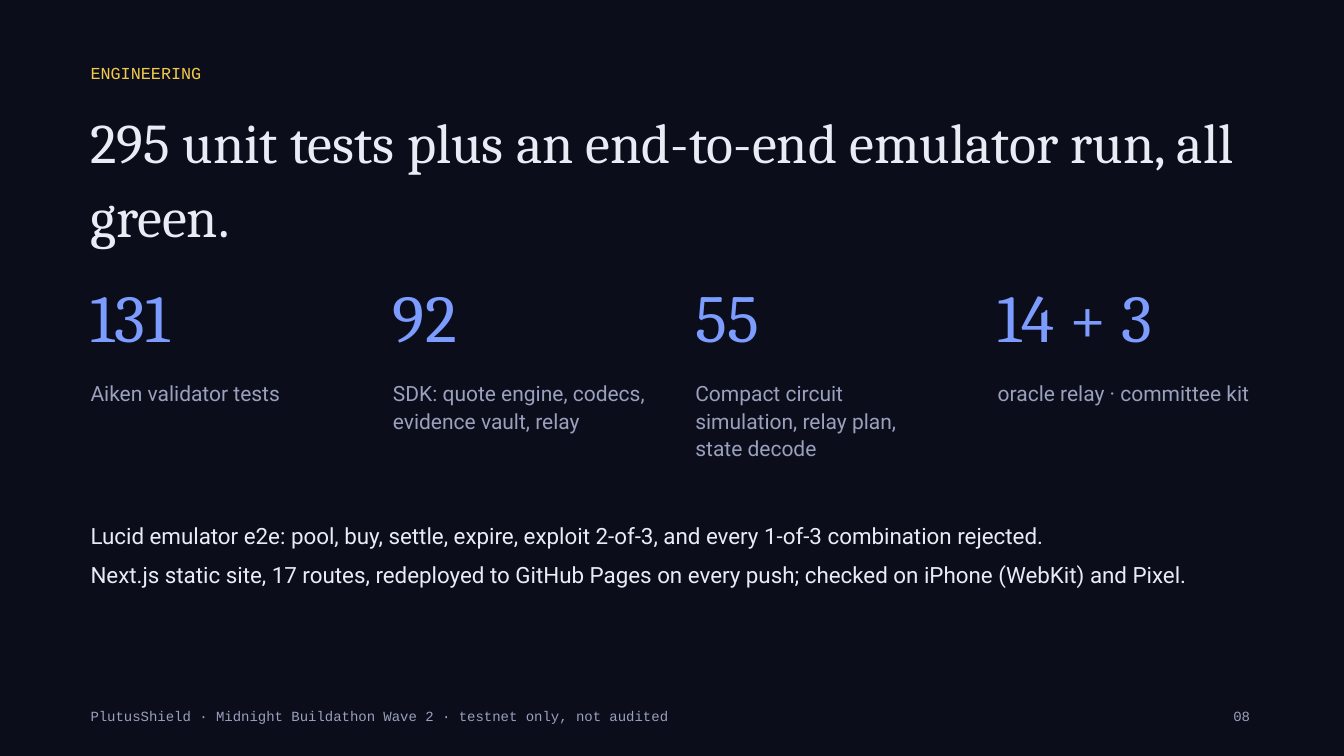
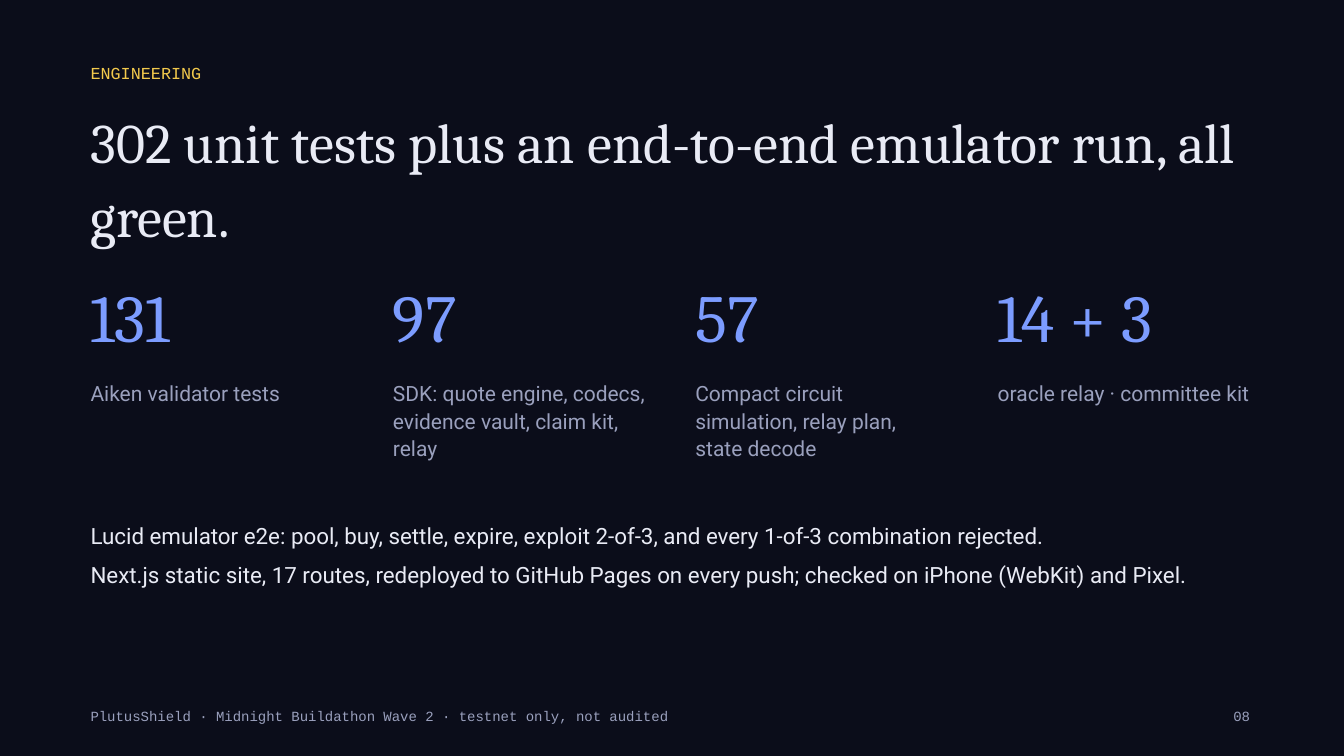
Before and after one commit to Kshot3000/PlutusShield, a slide deck: slide 8 of docs/buildathon/PlutusShield-Wave2-deck.pptx. Drawn at 1344x756 pixels with LibreOffice and Linux fonts; fonts in the diff are those of the drawing. Boxes give left, top, right and bottom in pixels: in the first picture for what was removed or moved away, otherwise in the second. Text is boxed around its words. In the diff, an @@ line names an element or a change of style, - is before the commit and + after.

Commit message:
Claims: holder claim kit — /claim/evidence downloads one passphrase-encrypted file (policy key + browser-sealed evidence + the exact fileClaim call) and policy-cover-preprod.mjs --claim <id> --kit <file> files it from the holder's own machine, re-checking the key against the Cardano datum and Midnight holder and the evidence against its commitment; SDK claimkit module + 7 tests; docs and test counts (SDK 97, Midnight 57)

```diff
--- a/docs/buildathon/PlutusShield-Wave2-deck.pptx
+++ b/docs/buildathon/PlutusShield-Wave2-deck.pptx
@@ text at [91, 124, 1235, 175]: text changed @@
-295 unit tests plus an end-to-end emulator run, all green.
+302 unit tests plus an end-to-end emulator run, all green.
@@ text at [393, 297, 457, 343]: text changed @@
-92
+97
@@ text at [695, 297, 758, 343]: text changed @@
-55
+57
@@ text at [393, 385, 645, 461]: text changed @@
-SDK: quote engine, codecs, evidence vault, relay
+SDK: quote engine, codecs, evidence vault, claim kit, relay
```
Also in this commit, not shown: 18 other files.
